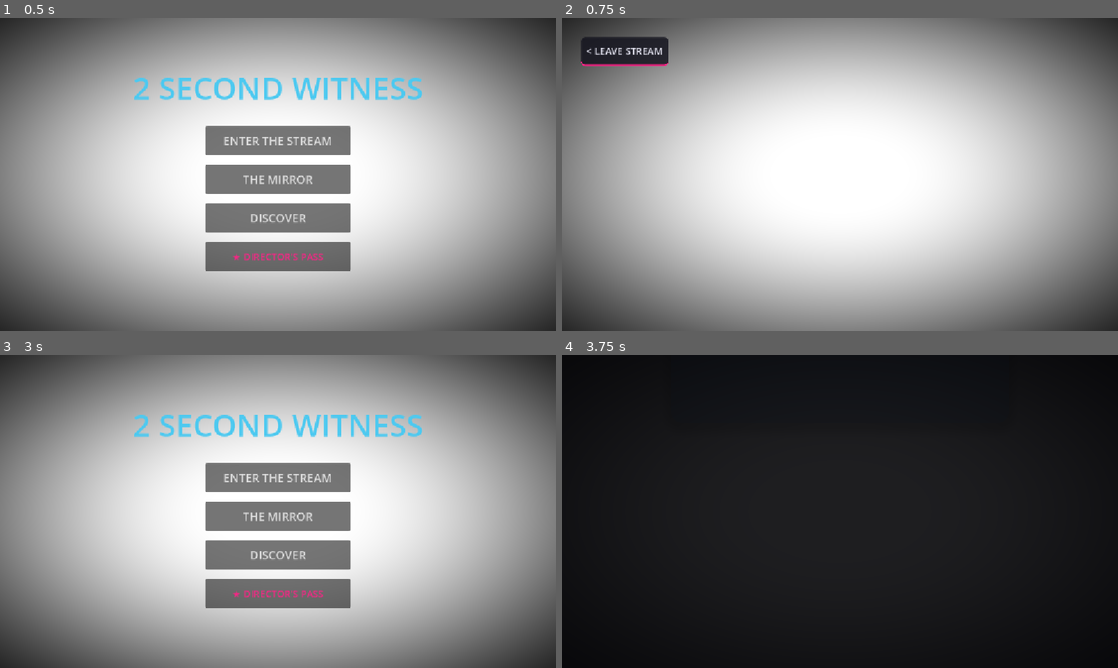
Above: before the commit, frames 1-4 (two rows, left to right).
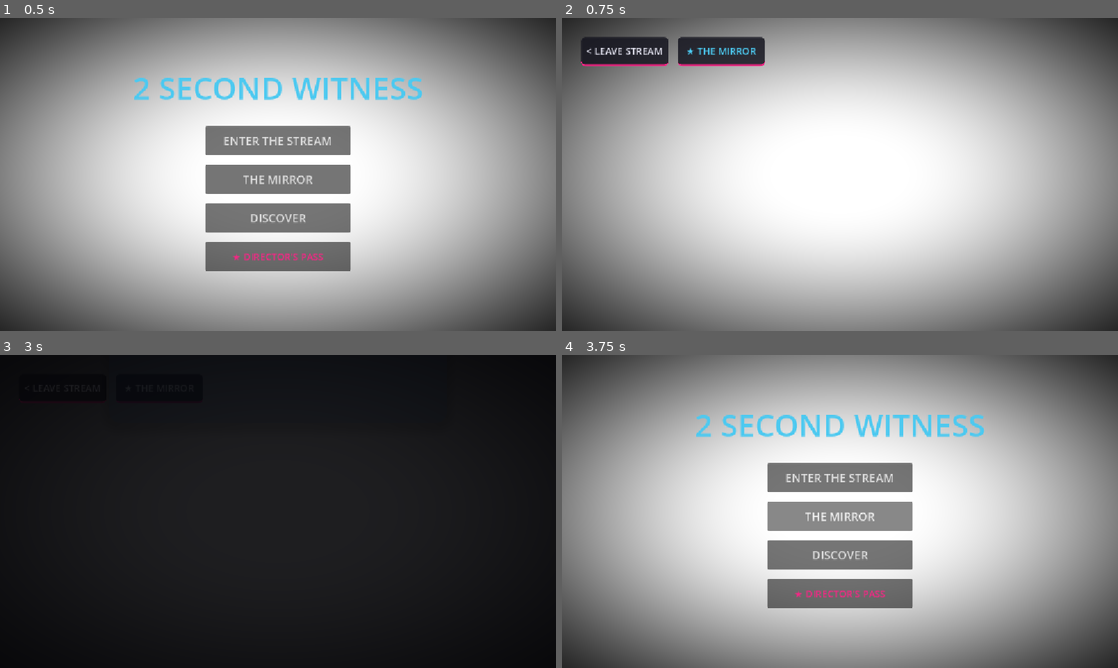
Above: after the commit, the same moments.

Repository: ITTYBITTYBITES/2-second-witness-mobile
Game: Godot game, scene res://MainShell.tscn
Two runs of this game, one before a commit and one after it. Both use one fixed random seed, a clock stepped at 60 frames per second and the inputs below.
Inputs (mouse positions are in pixels of both pictures, inside the frame that each line leads up to):
- Up to frame 1 (0.5 s): no input
- Up to frame 2 (0.75 s): click "ENTER THE STREAM" at 0.5 s
- Up to frame 3 (3 s): click "< LEAVE STREAM" at 1.25 s; click "ENTER THE STREAM" at 2 s; click "< LEAVE STREAM" (after the commit: "★ THE MIRROR") at 2.75 s
- Up to frame 4 (3.75 s): click (840, 517) at 3.5 s, where only the run before the commit has a clickable "THE MIRROR"

Frame 1 is identical in both runs. In frame 2, 1.5% of the frame differs, in the area x 20-37%, y 6-16%; in frame 3, 100%, in the area x 0-100%, y 0-100%; in frame 4, 100%.

Commit message:
feat: establish UI_TAXONOMY_SPEC.md to formally define the 3-layer separation hierarchy (HUD / Navigation / Simulation), and update NavigationRouter to mount persistent MIRROR utility access directly in HUDRoot

Diff:
--- a/app/scripts/NavigationRouter.gd
+++ b/app/scripts/NavigationRouter.gd
@@ -87,9 +87,26 @@
 		else: show_landing_screen()
 	)
 
+	var btn_mirror = Button.new()
+	btn_mirror.custom_minimum_size = Vector2(180, 60)
+	btn_mirror.position = Vector2(240, 40)
+	btn_mirror.text = "★ THE MIRROR"
+	btn_mirror.add_theme_font_size_override("font_size", 20)
+	btn_mirror.add_theme_stylebox_override("normal", style)
+	btn_mirror.add_theme_stylebox_override("hover", style.duplicate())
+	btn_mirror.add_theme_stylebox_override("pressed", style.duplicate())
+	btn_mirror.add_theme_color_override("font_color", Color(0.298, 0.788, 0.941))
+
+	btn_mirror.pressed.connect(func():
+		AudioManager.play_sfx("ui_click")
+		if InteractionKernel: InteractionKernel.commit_intent({"type": "scene_shift", "target": "PlayerProfileScreen"})
+		else: _on_profile_requested()
+	)
+
 	active_gameplay_hud.add_child(btn_leave)
+	active_gameplay_hud.add_child(btn_mirror)
 	hud_root.add_child(active_gameplay_hud)
-	print("[ROUTER] Gameplay HUD attached. Exit stream path active.")
+	print("[ROUTER] Gameplay HUD attached. Persistent 3-Layer UI separation active.")
 
 func _on_play_requested():
 	print("STEP 1: PLAY REQUEST RECEIVED")
@@ -173,7 +190,7 @@
 			if ui_layer: ui_layer.add_child(active_secondary_screen)
 
 		print("→ WORLD SELECT SCREEN PUSHED")
-		active_secondary_screen.return_requested.connect(_on_discover_requested) # Back to Discovery
+		active_secondary_screen.return_requested.connect(_on_discover_requested)
 		active_secondary_screen.world_selected.connect(_on_world_selected)
 
 func _on_world_selected(universe_id: String, world_id: String):
@@ -194,7 +211,6 @@
 		push_error("PORTAL MANAGER NULL")
 		return
 
-	# Apply specific world overlay parameters
 	if portal_mgr.has_method("apply_theme"):
 		portal_mgr.apply_theme(ThemeManager.get_active_theme(), universe_id, world_id)
 
Not shown, added: app/UI_TAXONOMY_SPEC.md
